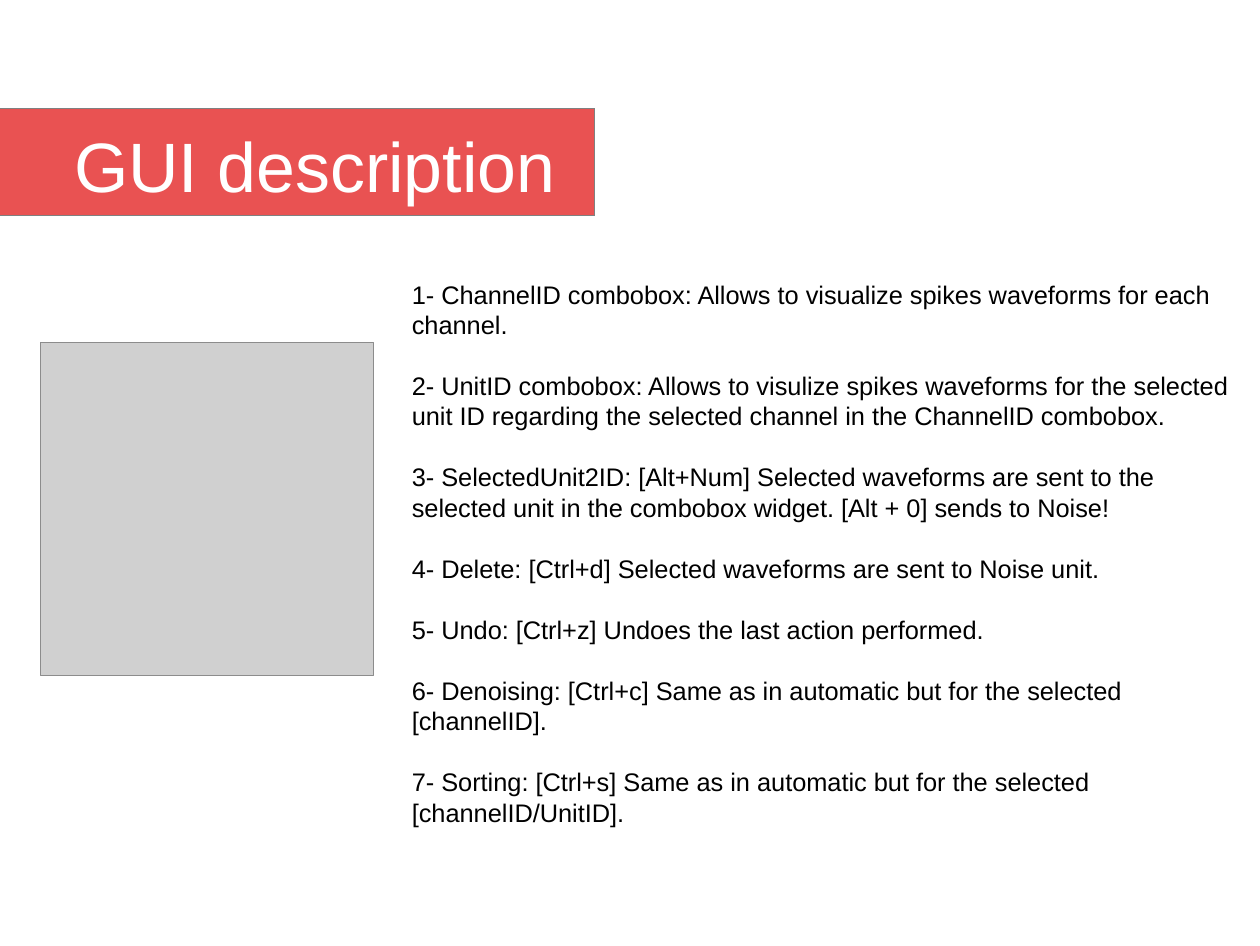
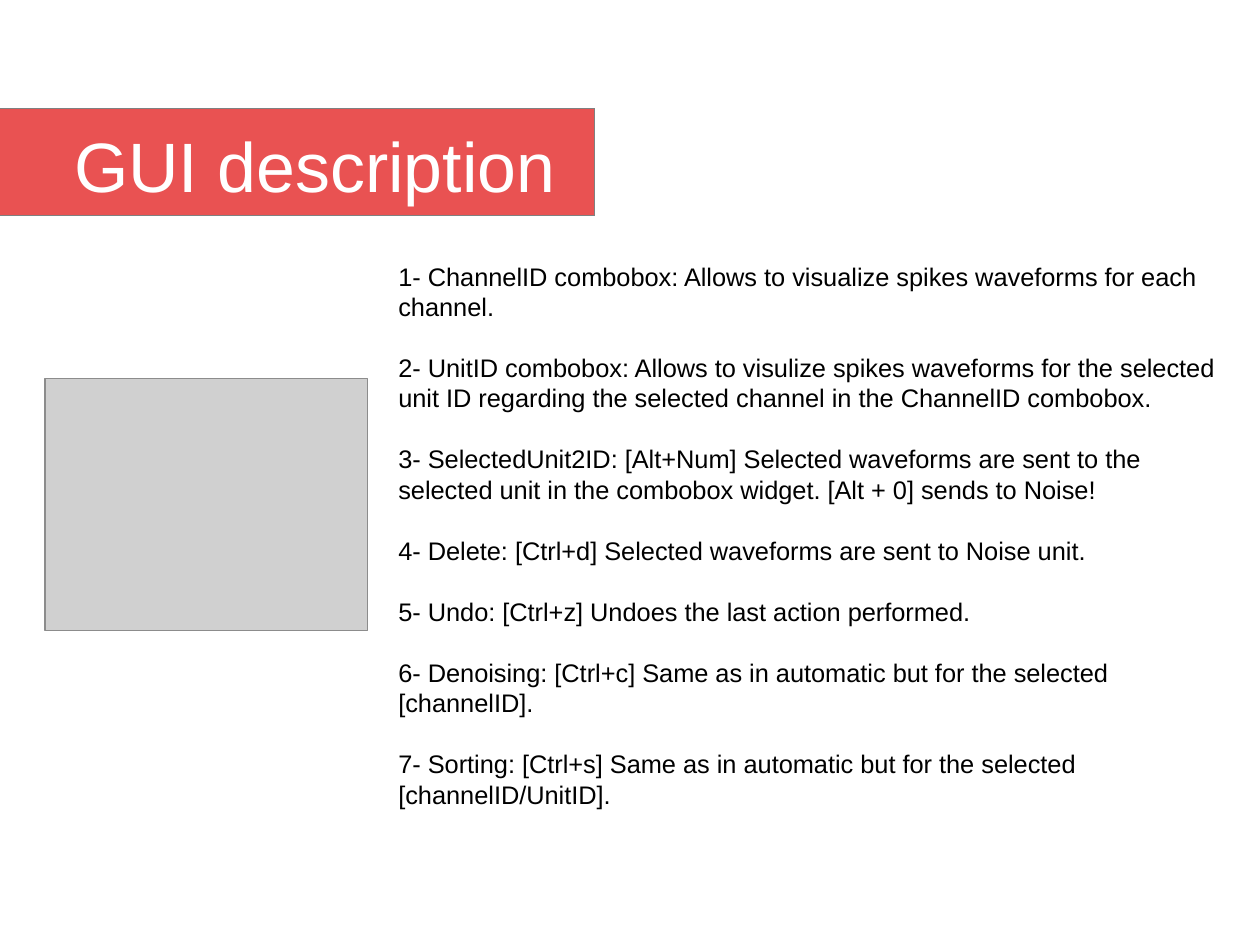
Before and after one commit to mikelval82/NeuroSorter, a slide deck: slide 7 of powerpoint.odp. Drawn at 1260x946 pixels with LibreOffice and Linux fonts; fonts in the diff are those of the drawing; grey boxes stand for pictures; background and template pictures are left out. Boxes give left, top, right and bottom in pixels: in the first picture for what was removed or moved away, otherwise in the second. Text is boxed around its words. In the diff, an @@ line names an element or a change of style, - is before the commit and + after.

```diff
--- a/powerpoint.odp
+++ b/powerpoint.odp
@@ text "1- ChannelID combobox: Allows to ...": place and size @@
-text "1- ChannelID combobox: Allows to ..." at (412, 285, 1228, 797)
+text "1- ChannelID combobox: Allows to ..." at (398, 267, 1214, 779)
@@ picture: place and size @@
-picture at (40, 342, 373, 675)
+picture at (45, 378, 367, 631)
```
Also in this commit, not shown: 3 other slides changed, 1 slide added, 15 other files.
